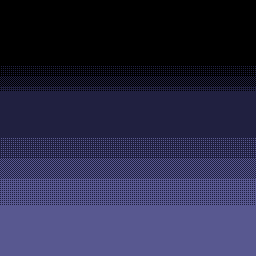
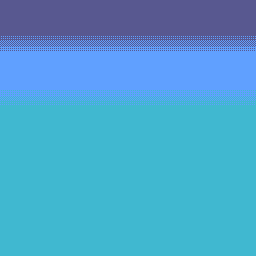
Layers edited between the first and the second (256, 256) image:
showed group "2" (19 layers) over bbox(0, 0, 256, 256)
painted on "Paint Layer 12" over bbox(0, 0, 256, 256)
hid group "1" (10 layers) over bbox(0, 0, 256, 256)
